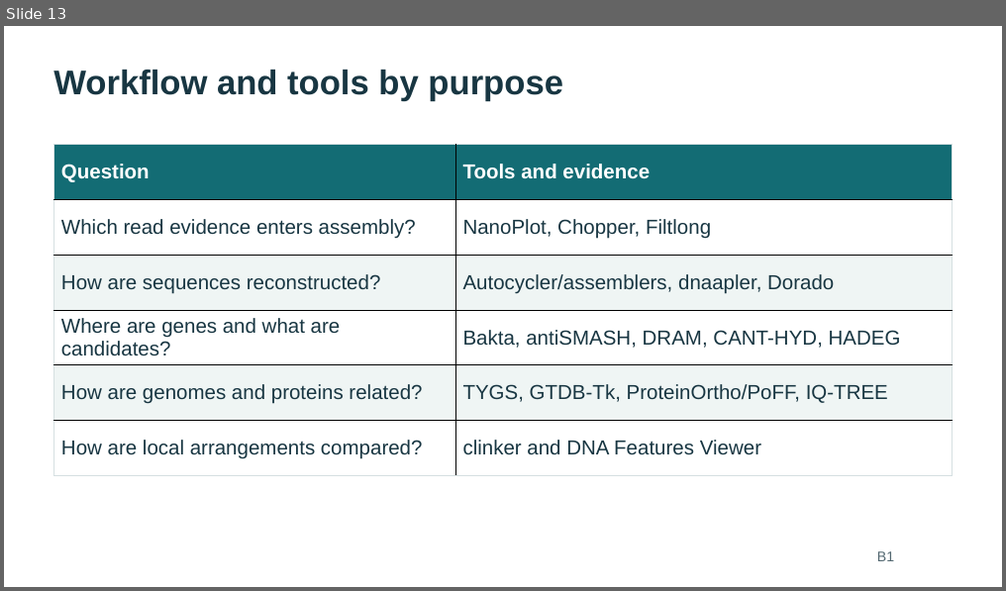
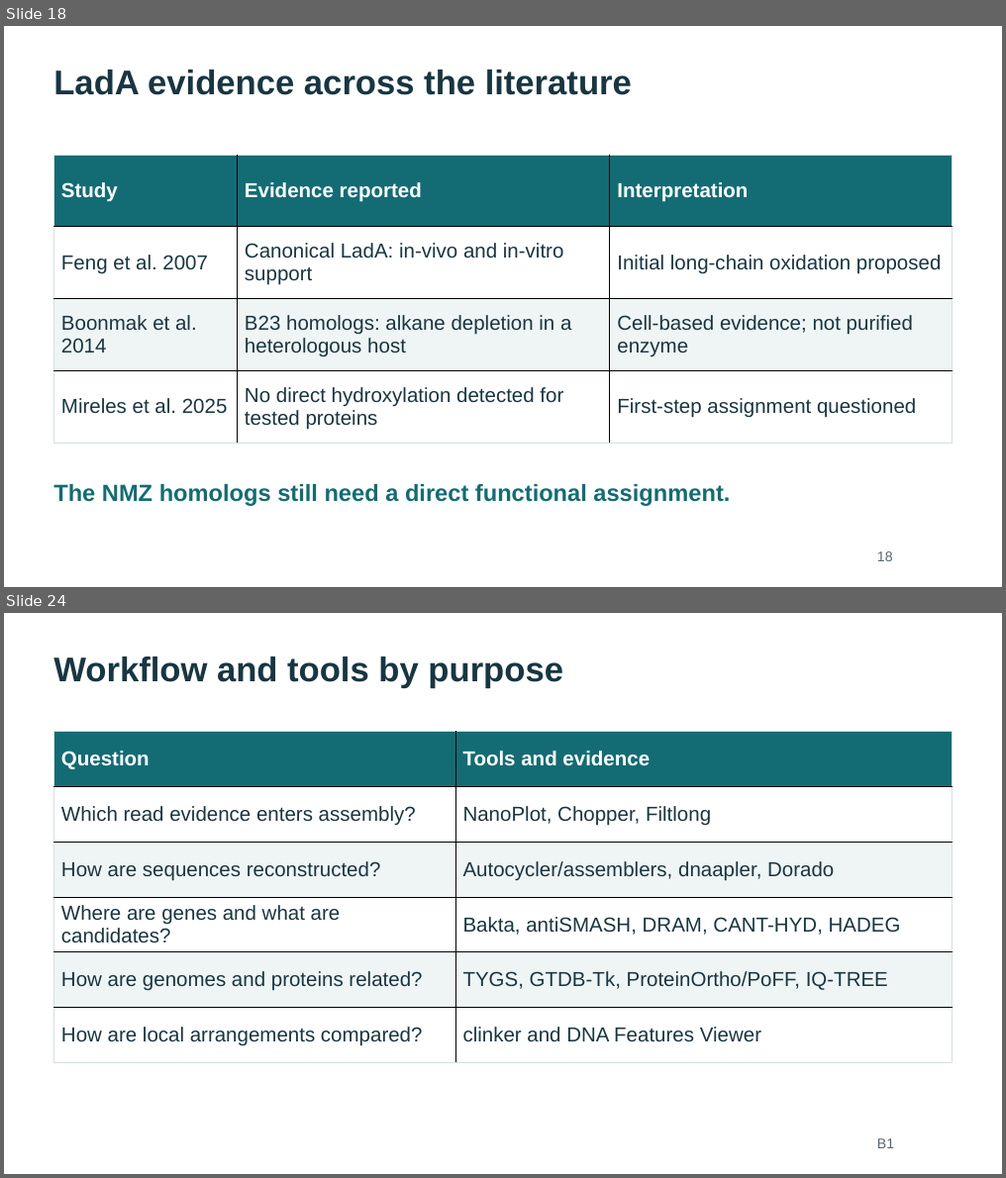
Before and after one commit to WhyAdr/sm-manu, a slide deck: explainer/NMZ-Serratia-genomics-explainer-2026-10-20.pptx. Shown one above the other, each under a label of ours: slide 13 before the commit, slides 18 and 24 after it; the slides between them are not shown. The pictures are 1006x591 and 1006x1178 pixels, drawn with LibreOffice and Linux fonts; fonts in the diff are those of the drawing. Boxes give left, top, right and bottom in pixels: in the first picture for what was removed or moved away, otherwise in the second. Text is boxed around its words. In the diff, an @@ line names an element or a change of style, - is before the commit and + after.

Commit message:
Expand genomics explainer with visual concepts and evidence examples

```diff
--- a/explainer/NMZ-Serratia-genomics-explainer-2026-10-20.pptx
+++ b/explainer/NMZ-Serratia-genomics-explainer-2026-10-20.pptx
@@ slide 18 added at [4, 26, 1002, 587], background #FFFFFF @@
@@ text added at [54, 70, 632, 95], 33 pt, text #183642, bold @@
+LadA evidence across the literature
@@ table added at [54, 155, 952, 443], 4 rows, 3 columns @@
+Study | Evidence reported | Interpretation
+Feng et al. 2007 | Canonical LadA: in-vivo and in-vitro support | Initial long-chain oxidation proposed
+Boonmak et al. 2014 | B23 homologs: alkane depletion in a heterologous host | Cell-based evidence; not purified enzyme
+Mireles et al. 2025 | No direct hydroxylation detected for tested proteins | First-step assignment questioned
@@ text added at [54, 484, 730, 506], 22.5 pt, text #136C74, bold @@
+The NMZ homologs still need a direct functional assignment.
@@ text added at [877, 552, 893, 562], 13.5 pt, text #526770 @@
+18
@@ what was slide 13 is now slide 24 @@
```
Also in this commit, not shown: 12 slides changed, 10 other slides added, 22 other files.
